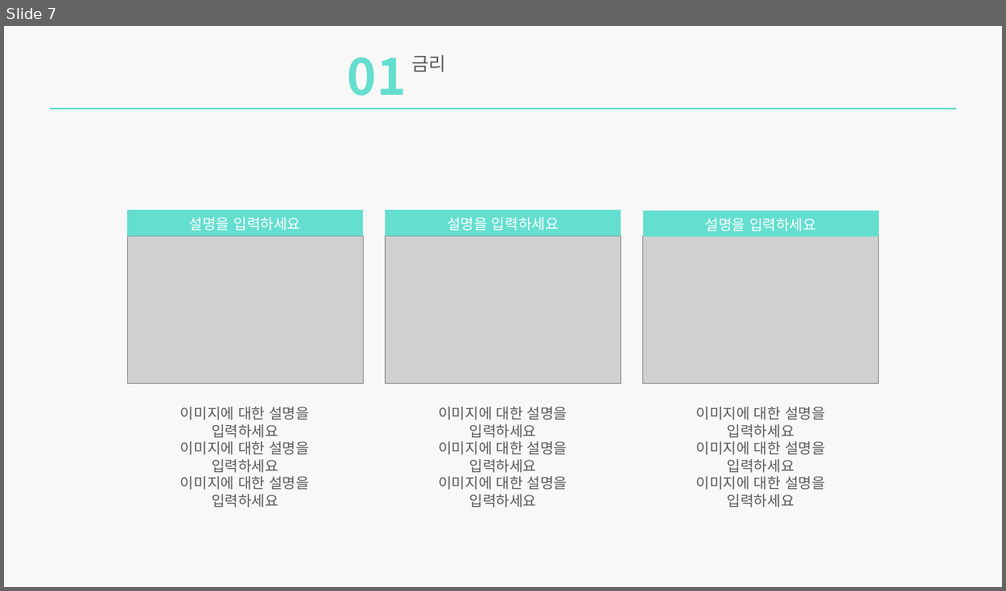
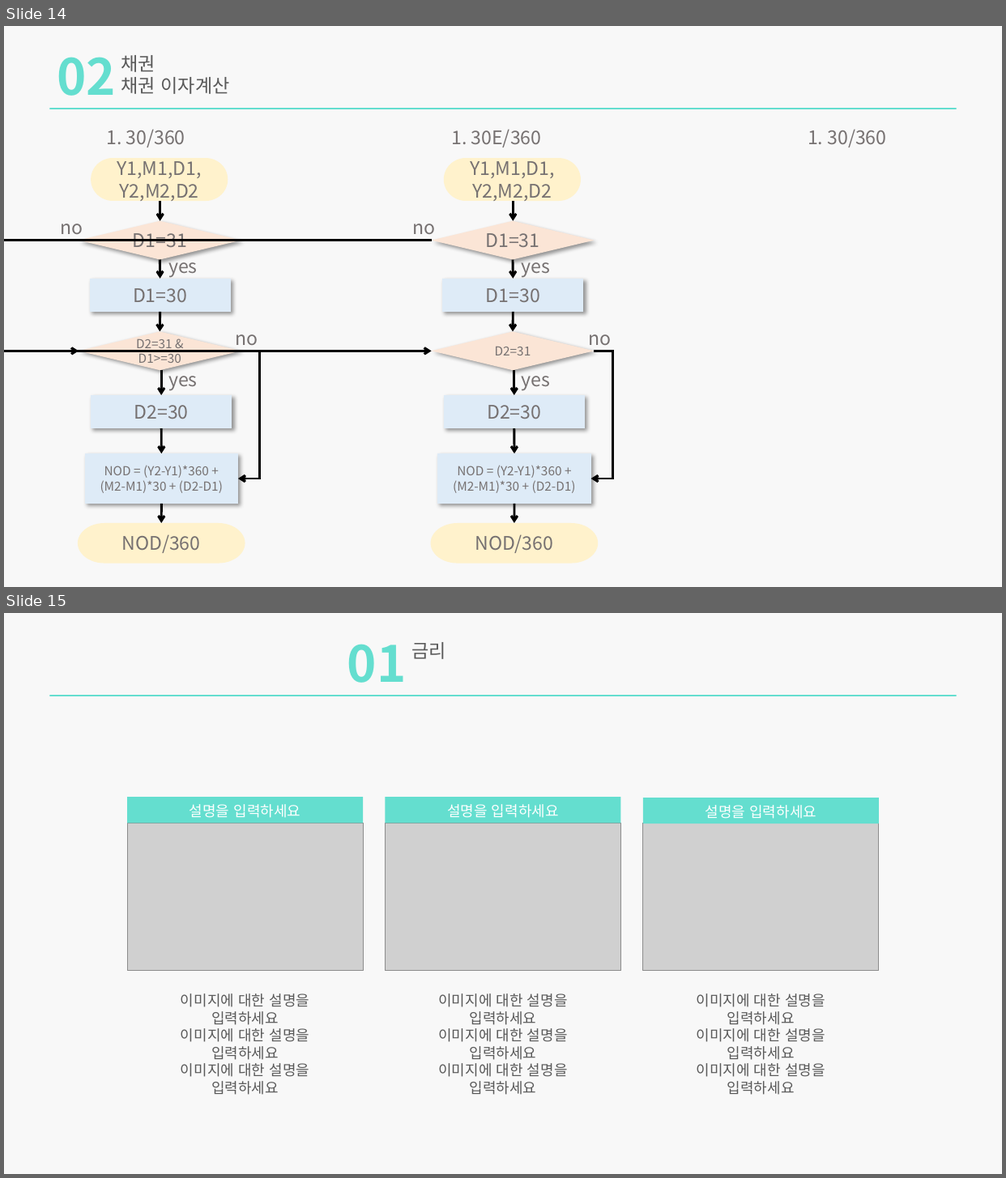
Before and after one commit to zndrke/Financial-Product, a slide deck: 금리채권/금리,채권,FRN.pptx. Shown one above the other, each under a label of ours: slide 7 before the commit, slides 14 and 15 after it. The pictures are 1006x591 and 1006x1178 pixels, drawn with LibreOffice and Linux fonts; fonts in the diff are those of the drawing; grey boxes stand for pictures. Boxes give left, top, right and bottom in pixels: in the first picture for what was removed or moved away, otherwise in the second. Text is boxed around its words. In the diff, an @@ line names an element or a change of style, - is before the commit and + after.

```diff
--- a/금리채권/금리,채권,FRN.pptx
+++ b/금리채권/금리,채권,FRN.pptx
@@ slide 14 added at [4, 26, 1002, 587], background #F2F2F2 at 50% opacity @@
@@ text added at [57, 57, 116, 96], 48 pt, text #64DECF, bold @@
+02
@@ text added at [121, 55, 230, 94], 18 pt, text #595959 @@
+채권
+채권 이자계산
@@ rectangle added at [49, 108, 957, 109], fill #64DECF @@
@@ text added at [106, 129, 185, 148], 18 pt, text #767171 @@
+1. 30/360
@@ text added at [451, 129, 542, 148], 18 pt, text #767171 @@
+1. 30E/360
@@ text added at [808, 129, 886, 148], 18 pt, text #767171 @@
+1. 30/360
@@ group added at [60, 158, 260, 564]: 6 arrows, 4 texts, 3 rectangles, 2 diamonds, 2 elbow arrows, 2 pill shapes @@
+D1=31
+yes
+no
+D1=30
+yes
+D2=30
+D2=31 &
+D1>=30
+NOD = (Y2-Y1)*360 + (M2-M1)*30 + (D2-D1)
+no
+NOD/360
+Y1,M1,D1,
+Y2,M2,D2
@@ group added at [413, 158, 612, 564]: 6 arrows, 4 texts, 3 rectangles, 2 diamonds, 2 elbow arrows, 2 pill shapes @@
+D1=31
+yes
+no
+D1=30
+yes
+D2=30
+D2=31
+NOD = (Y2-Y1)*360 + (M2-M1)*30 + (D2-D1)
+no
+NOD/360
+Y1,M1,D1,
+Y2,M2,D2
@@ what was slide 7 is now slide 15 @@
```
Also in this commit, not shown: 5 slides changed, 7 other slides added, 2 other files.
